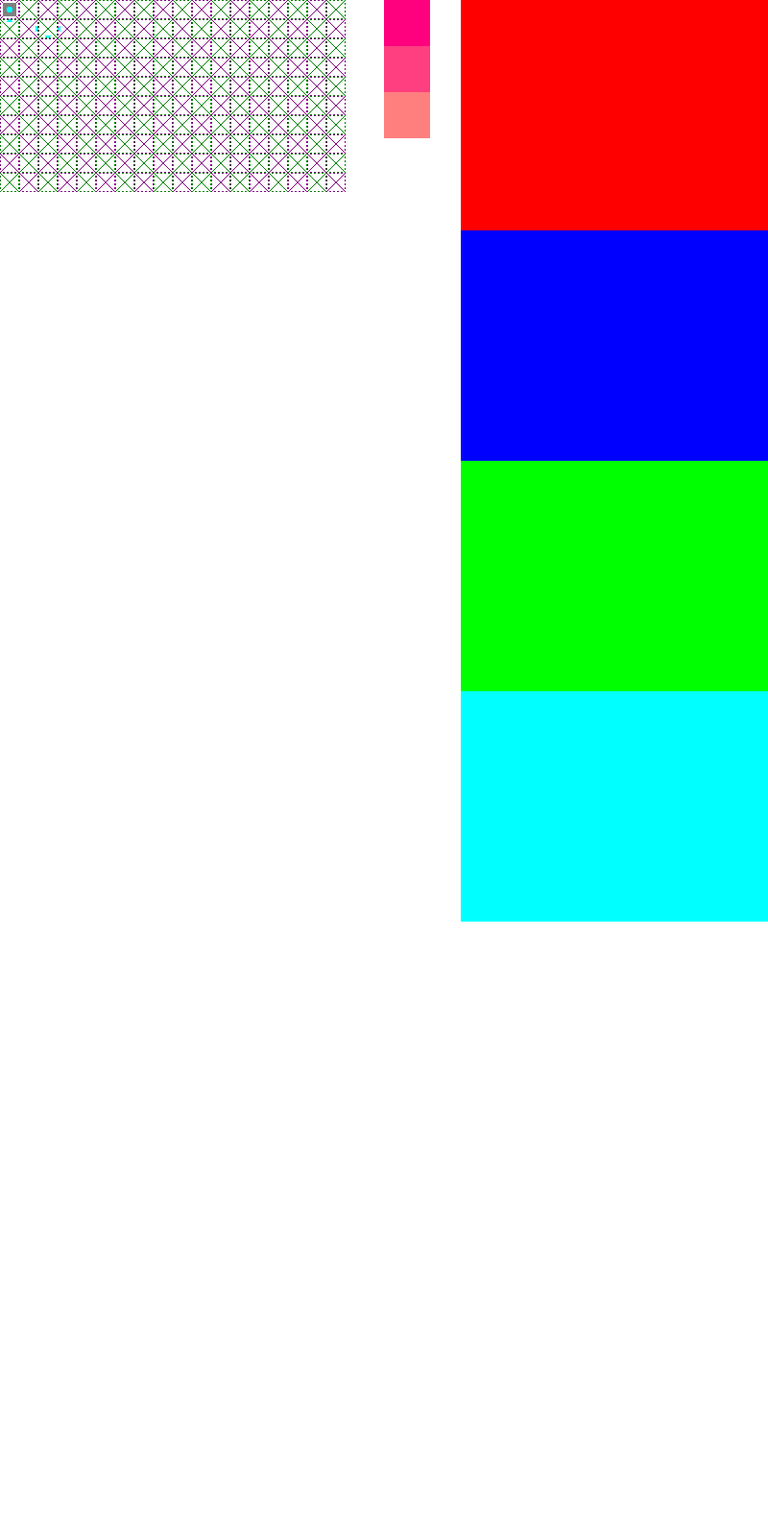
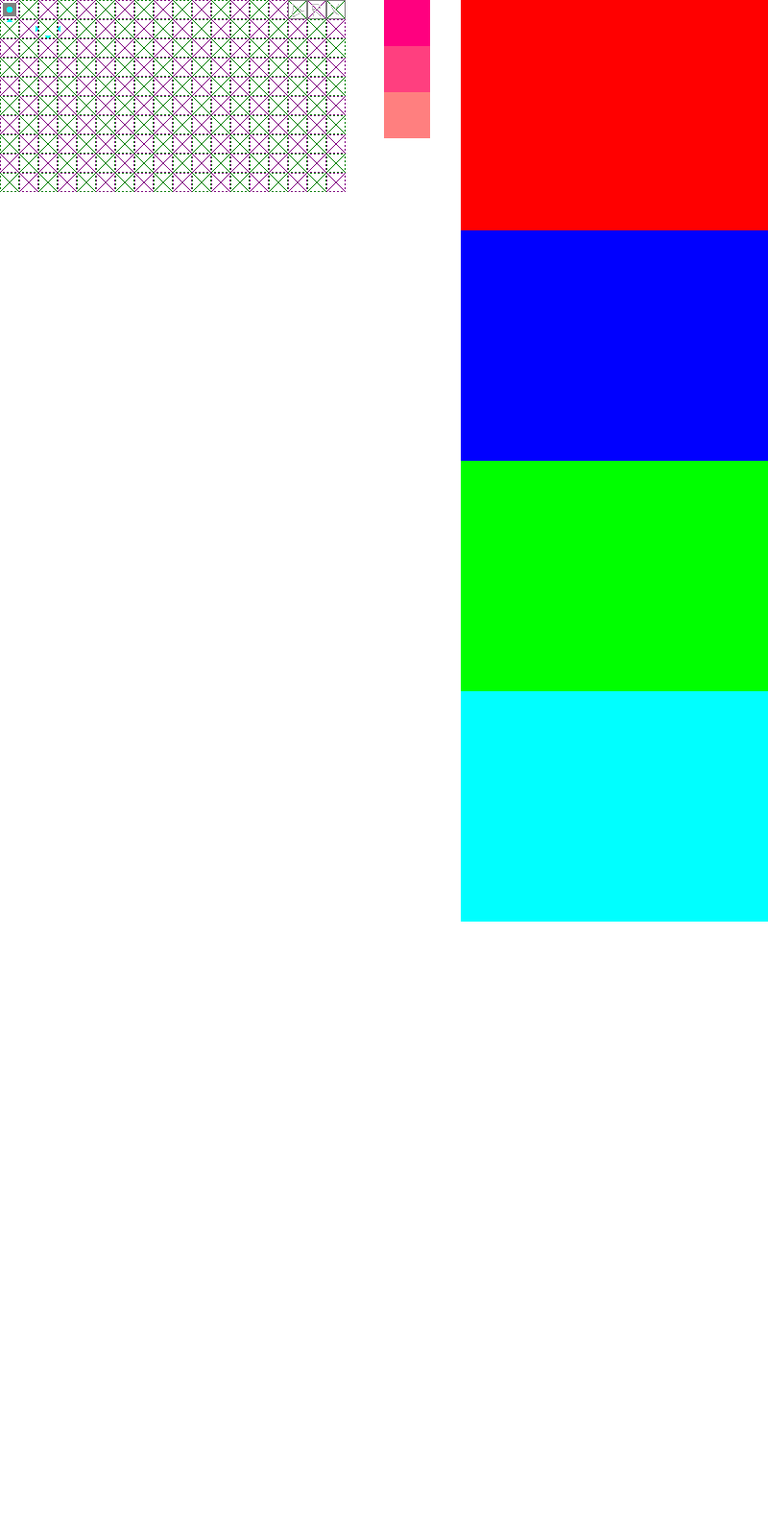
Layer changes from the first 768 × 1536 image to the second:
painted on "stuff" over [287, 0, 346, 20]
